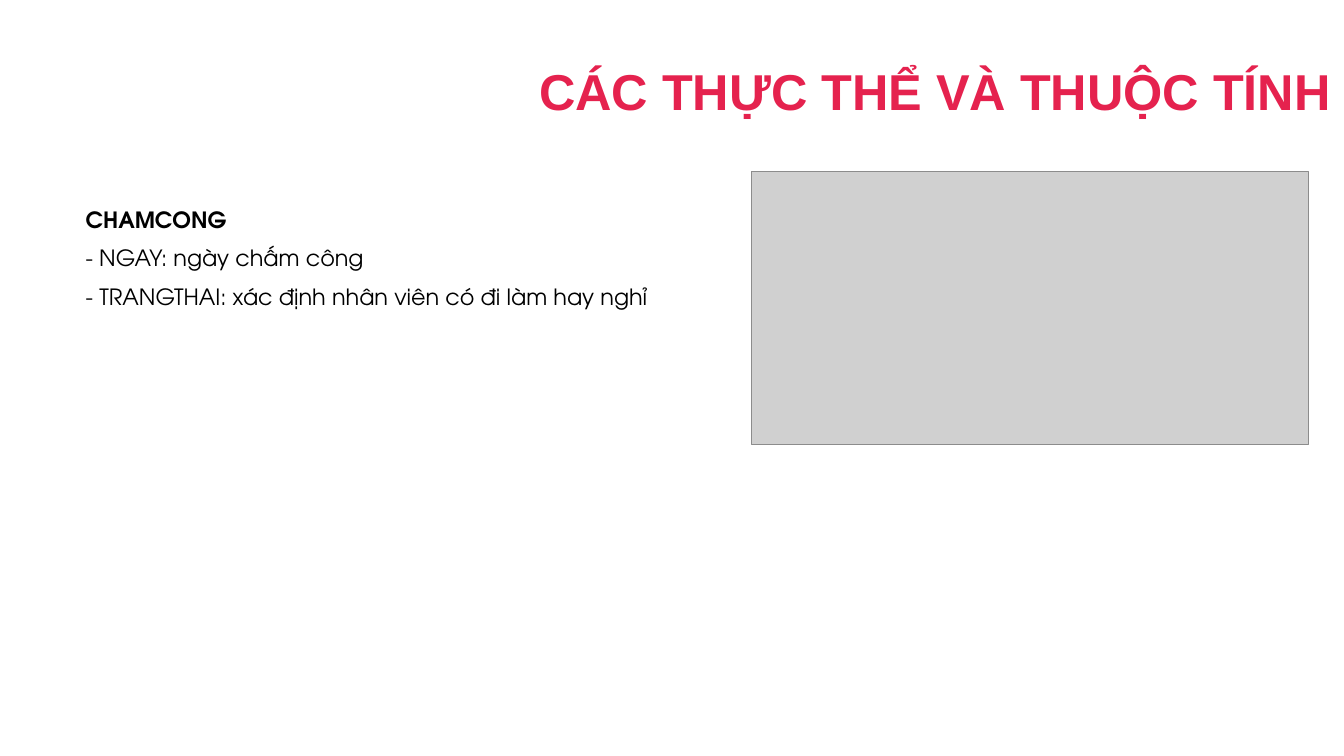
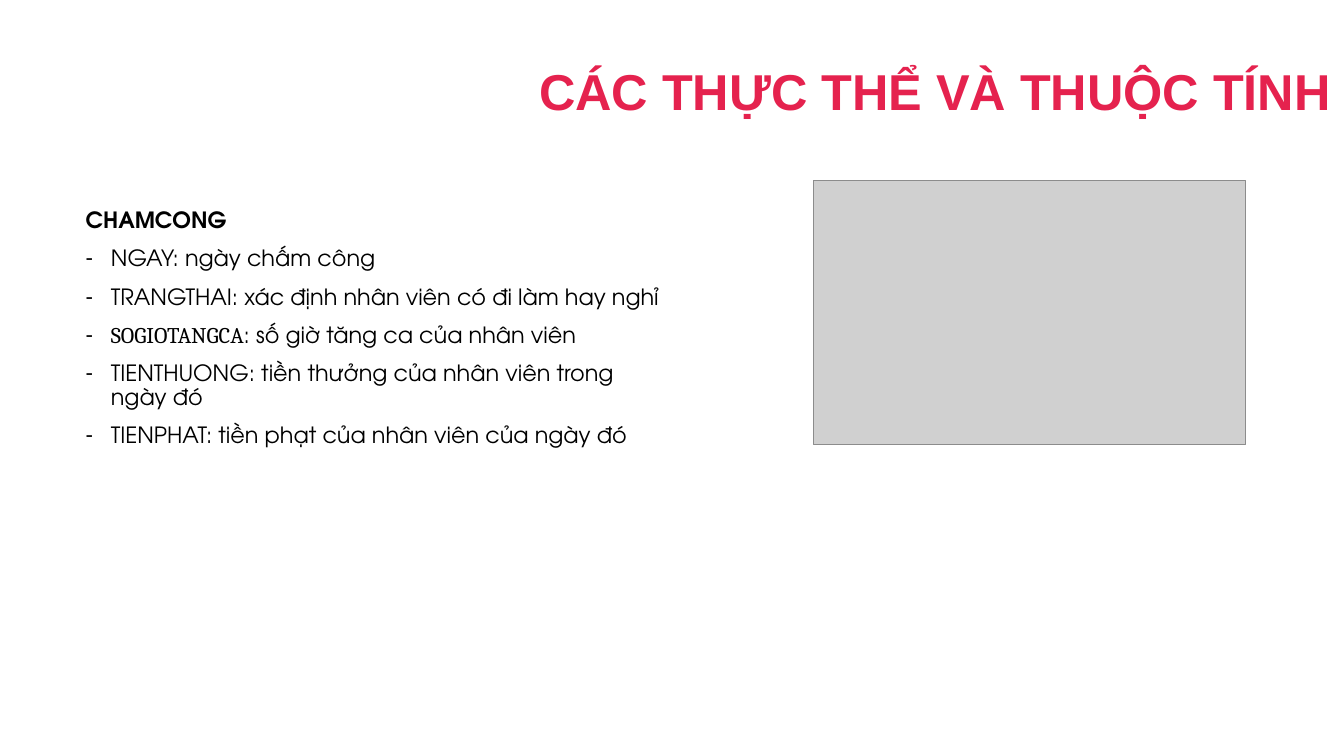
Before and after one commit to dangbinhphuoc/Sql_QuanLyNhanSu, a slide deck: slide 15 of PPQuanLyNhanSu.pptx. Drawn at 1344x756 pixels with LibreOffice and Linux fonts; fonts in the diff are those of the drawing; grey boxes stand for pictures; background and template pictures are left out. Boxes give left, top, right and bottom in pixels: in the first picture for what was removed or moved away, otherwise in the second. Text is boxed around its words. In the diff, an @@ line names an element or a change of style, - is before the commit and + after.

```diff
--- a/PPQuanLyNhanSu.pptx
+++ b/PPQuanLyNhanSu.pptx
@@ picture: place and size @@
-picture at (752, 171, 1309, 445)
+picture at (814, 180, 1246, 445)
@@ text at (111, 245, 659, 448): text changed @@
-- NGAY: ngày chấm công
-- TRANGTHAI: xác định nhân viên có đi làm hay nghỉ
+‐ NGAY: ngày chấm công
+‐ TRANGTHAI: xác định nhân viên có đi làm hay nghỉ
+‐ SOGIOTANGCA: số giờ tăng ca của nhân viên
+‐ TIENTHUONG: tiền thưởng của nhân viên trong ngày đó
+‐ TIENPHAT: tiền phạt của nhân viên của ngày đó
```
Also in this commit, not shown: 21 other slides changed, 1 slide added, 1 slide removed, 2 other files.
